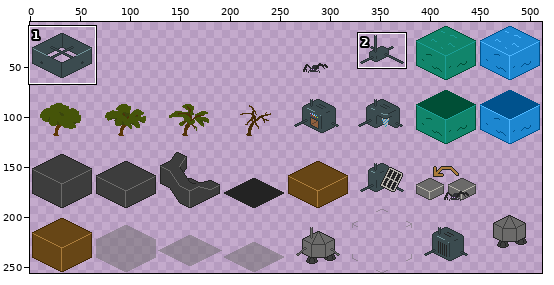
One commit to this sprite sheet: assets/image/tileset.png. Above, an overview of the earlier version with the close-up marked.
Close-up. Old version:
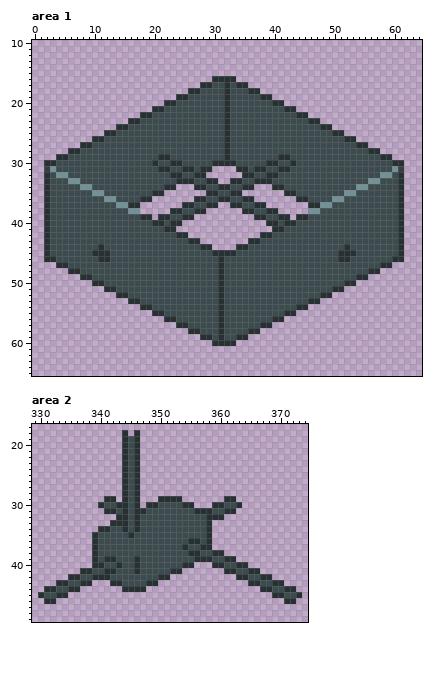
The file is 512x256 pixels. Colours within 5 levels of each other are drawn and written as one. Shown: area 1: x 0..64, y 10..65; area 2: x 329..374, y 17..49. The wide view leaves out empty margins. The commit also changed other parts of the picture, which this record leaves out.
New version:
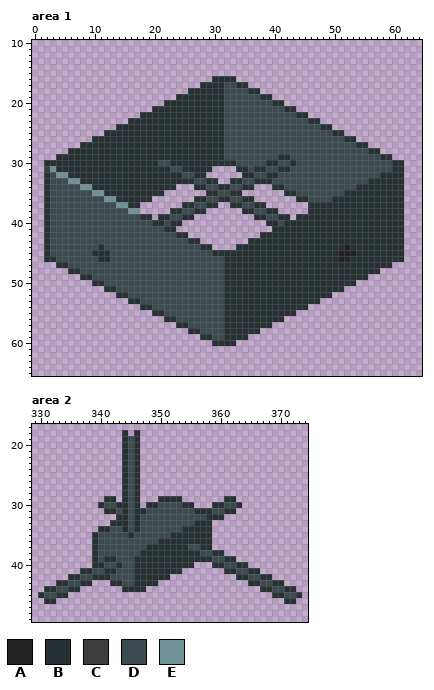
Palette (. is transparent): A #232323  B #273134  C #3d3d3d  D #3b4b4f  E #719298
The exact change:
Area 1:
Colour B becomes colour A in row 44 at x 52; in row 45 at x 51 to 53; in row 46 at x 51 to 52.
Colour C becomes colour B in row 31 at x 61.
Colour D becomes colour B in row 17 at x 30 to 31; in row 18 at x 28 to 31; in row 19 at x 26 to 31; in row 20 at x 24 to 31; in row 21 at x 22 to 31; in row 22 at x 20 to 31.
Colour D becomes colour B in row 23 at x 18 to 31; in row 24 at x 16 to 31; in row 25 at x 14 to 31; in row 26 at x 12 to 31; in row 27 at x 10 to 31; in row 28 at x 8 to 31.
Colour D becomes colour B in row 29 at x 6 to 20 and 23 to 31; in row 30 at x 4 to 19 and 25 to 29; in row 31 at x 4 to 20 and 27; in row 32 at x 6 to 22 and 60; in row 33 at x 8 to 23 and 58 to 60; in row 34 at x 10 to 21 and 56 to 60.
Colour D becomes colour B in row 35 at x 12 to 19 and 54 to 60; in row 36 at x 14 to 17 and 52 to 60; in row 37 at x 50 to 60; in row 38 at x 48 to 60; in row 39 at x 46 to 60; in row 40 at x 44 to 60.
Colour D becomes colour B in row 41 at x 42 to 60; in row 42 at x 40 to 60; in row 43 at x 38 to 60; in row 44 at x 36 to 51 and 53 to 60; in row 45 at x 34 to 50 and 54 to 60; in row 46 at x 32 to 50 and 53 to 59.
Colour D becomes colour B in row 47 at x 32 to 57; in row 48 at x 32 to 55; in row 49 at x 32 to 53; in row 50 at x 32 to 51; in row 51 at x 32 to 49; in row 52 at x 32 to 47.
Colour D becomes colour B in row 53 at x 32 to 45; in row 54 at x 32 to 43; in row 55 at x 32 to 41; in row 56 at x 32 to 39; in row 57 at x 32 to 37; in row 58 at x 32 to 35.
Colour D becomes colour B in row 59 at x 32 to 33.
Colour E becomes colour B in row 31 at x 60; in row 32 at x 58 to 59; in row 33 at x 56 to 57; in row 34 at x 54 to 55; in row 35 at x 52 to 53; in row 36 at x 50 to 51.
Colour E becomes colour B in row 37 at x 48 to 49; in row 38 at x 46 to 47.
Colour B becomes colour D in rows 17 to 29 at x 32; in rows 46 to 59 at x 31.
Area 2:
Colour D becomes colour B in row 33 at x 356 to 357; in row 34 at x 354 to 357; in row 35 at x 352 to 357; in row 36 at x 350 to 354 and 357; in row 37 at x 348 to 353; in row 38 at x 347 to 354.
Colour D becomes colour B in row 39 at x 347 to 355; in row 40 at x 347 to 353; in row 41 at x 347 to 351; in row 42 at x 346 to 349; in row 43 at x 346 to 347.
Boxes around the changes in both close-ups, in picture pixels (x1, y1, x2, y2):
changed: (56, 82, 404, 340)
changed: (134, 520, 206, 586)
